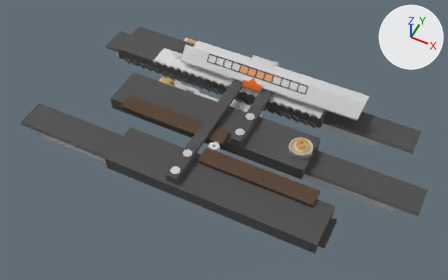
An edit to the glTF model Models/outputExponent.glb, drawn before and after from the same camera.
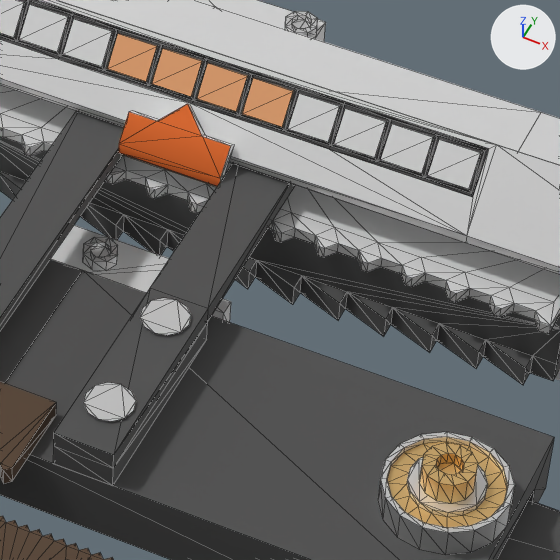
Each version appears first whole from a camera (50 mm lens) standing at (0.1803, -0.3914, 0.4024) and looking at (0.0185, -0.0678, -0.0021), and next in a close-up on the part from 49% to 72% of the width and 21% to 57% of the height. Every picture has the same lights, and +X, +Y and +Z are marked at upper right. The first two pictures are the older version. The close-ups show mesh edges as thin lines. Where no turn or scale is listed for an object, it has been applied to the vertices.

The first close-up shows '291_5_1.001', '291_5_2.001', 'OutputExponentFrame', 'ResetSliderStatic', 'Slider.001', 'Slider.002', 'Slider.003'.
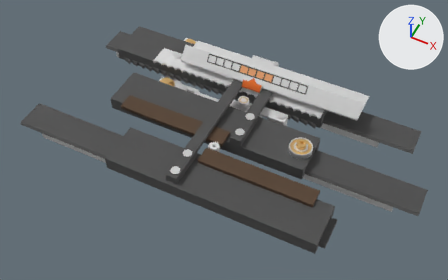
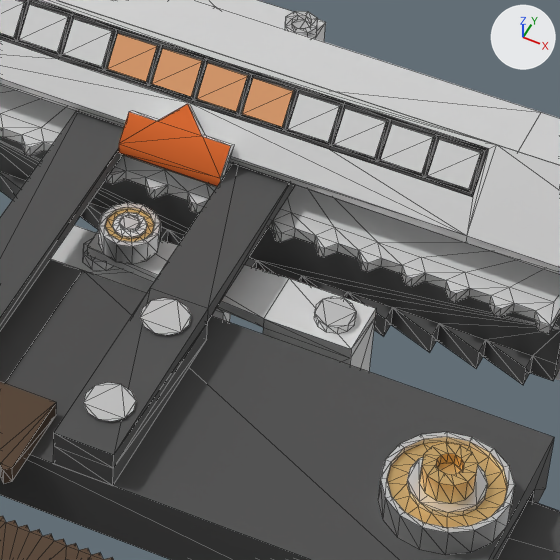
Changed parts and their boxes [x1, y1, x2, y2] in the close-ups (560 x 560 px):
'SliderStopper', added
    after: [87, 203, 376, 371]
    faces in mat_metalrough (white #e7e7e7): [87, 212, 376, 371]
    faces in mat_metalsmooth (white #e7e7e7): [98, 203, 356, 334]
    faces in mat_brass (beige #e7c283): [105, 209, 154, 242]

The change, as a list of edits to the scene's bpy script:
```text
Add me_vert_035:
    me_vert_035.from_pydata(...)  # 160 vertices, 274 faces; spans x -0.042..0.005, y -0.005..0.005, z 0.0..0.0235
    # faces by material slot: [76, 174, 24]
    me_vert_035.materials.append(mat_metalrough)  # white #e7e7e7
    me_vert_035.materials.append(mat_metalsmooth)  # white #e7e7e7
    me_vert_035.materials.append(mat_brass)  # beige #e7c283
Add ob_sliderstopper:
    ob_sliderstopper = bpy.data.objects.new('SliderStopper', me_vert_035)
    ob_sliderstopper.location = (0.0555, -0.031, -0.008)
```
